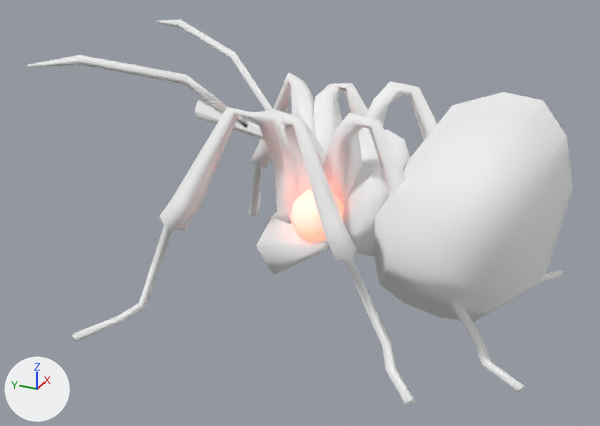
The glTF model public/models/ant.glb: old version first, new version second.
Camera for both pictures: a camera (50 mm lens) standing at (-1.472, -0.644, 0.719) and looking at (-0.038, 0.001, 0.001). Lighting does not change. The marker at lower left points along +X, +Y and +Z. The older version comes first.

Before the edit, the objects in view are built like this:
```python
me_ant = bpy.data.meshes.new('Ant')
me_ant.from_pydata(...)  # 646 vertices, 1272 faces; spans x -0.4..0.4, y -0.524..0.5, z -0.196..0.326
# faces by material slot: [1112, 160]
me_ant.materials.append(mat_body)  # white #ffffff
me_ant.materials.append(mat_eye)  # white #e7e7e7, glowing red #ff6f52
ob_ant = bpy.data.objects.new('Ant', me_ant)
ob_ant.location = (0.0, 0.0, 0.0)
```
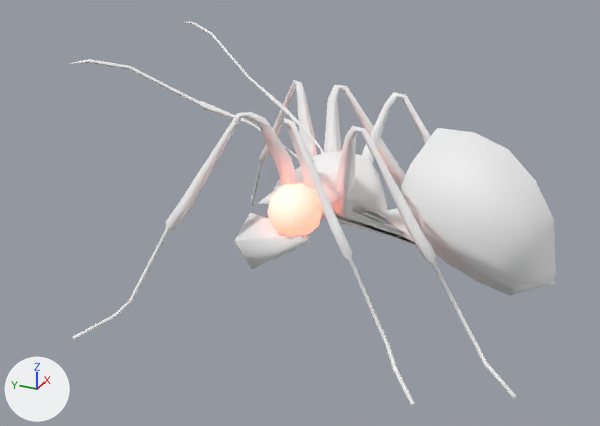
Where the change shows, as pixel boxes (x1, y1, x2, y2) in the pictures (600 x 426 px; the box of a moved part takes in the faces that stretch with it):
'Ant', reshaped (11% narrower): before (27, 19, 573, 406); after (70, 21, 556, 406)
part 1 of me_ant, moved or reshaped: before (256, 218, 331, 275); after (234, 212, 309, 269)
part 2 of me_ant, moved or reshaped: before (290, 189, 344, 242); after (267, 183, 323, 236)
part 3 of me_ant, moved or reshaped: before (27, 19, 573, 406); after (70, 21, 556, 406)

The edits, one by one:
me_ant is used by ob_ant; location (0.0, 0.0, 0.0).
me_ant had 646 vertices, 1272 faces and spanned x -0.4..0.4, y -0.524..0.5, z -0.196..0.326.
me_ant now has 646 vertices, 1272 faces and spans x -0.389..0.389, y -0.516..0.411, z -0.192..0.322.
me_ant part 1: the loose piece of 10 vertices spanning x -0.148..-0.027, y -0.109..0.055, z -0.106..0.01 is moved by (0.0, 0.049, 0.002).
me_ant part 2: the loose piece of 42 vertices spanning x -0.158..-0.052, y -0.124..-0.012, z -0.02..0.092 is moved by (0.0, 0.049, 0.002).
me_ant part 3: 542 of 646 vertices moved; they spanned x -0.4..0.4, y -0.524..0.5, z -0.196..0.326 and now span x -0.389..0.389, y -0.516..0.411, z -0.192..0.322; mean shift (0.0, 0.012, 0.012); largest move (0.0, -0.165, -0.148) -> (0.0, -0.247, -0.03).
Other edits to the shape of me_ant do not show in these pictures.
